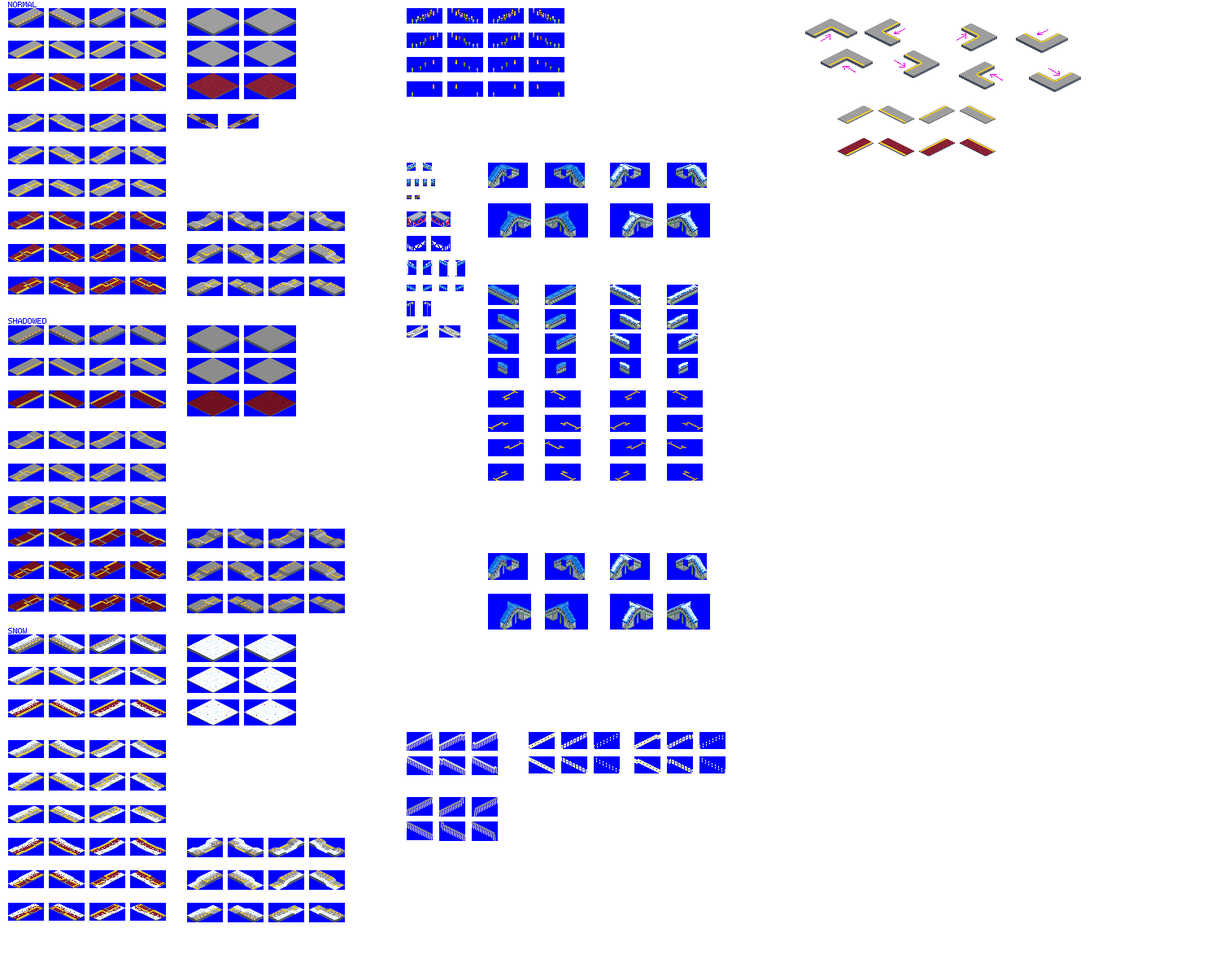
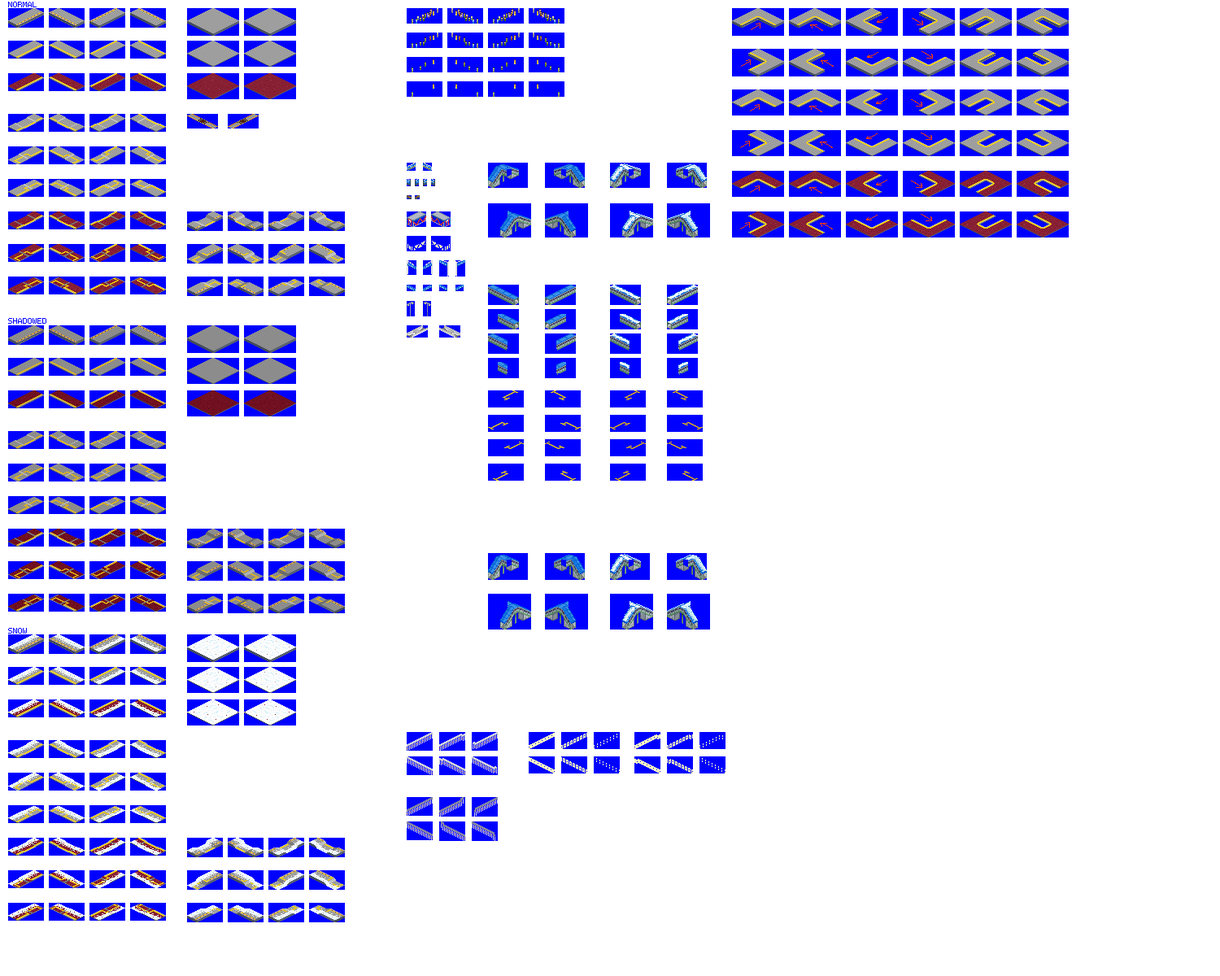
Layer changes from the first w=1220, h=976 image to the second:
painted on "temporary2" over (740, 17, 1061, 230)
painted on "platforms" over (732, 8, 1082, 238)
painted on "bg" over (732, 8, 1070, 238)
